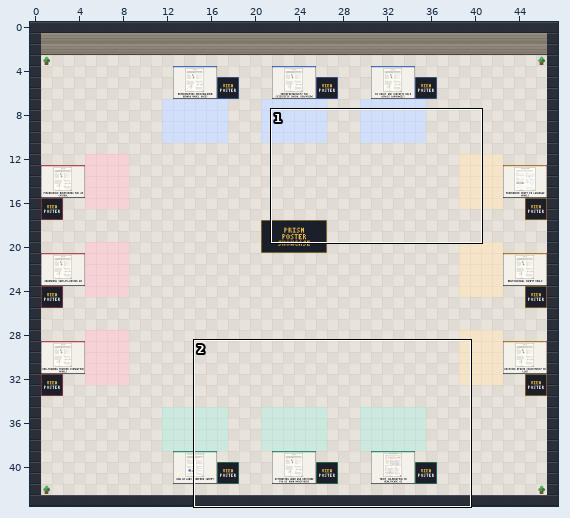
One commit to this Tiled map (JSON): maps/hall.tmj. Above, an overview of the earlier version with the close-up marked.
Close-up. As it was:
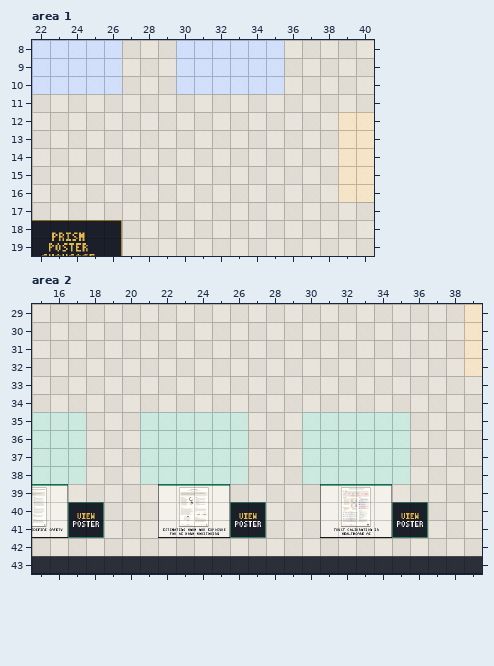
Cells are 32x32 px. Shown: area 1 x 22..40, y 8..19; area 2 x 15..39, y 29..43. The commit also changed other parts of the map, which this record leaves out.
Now the later version:
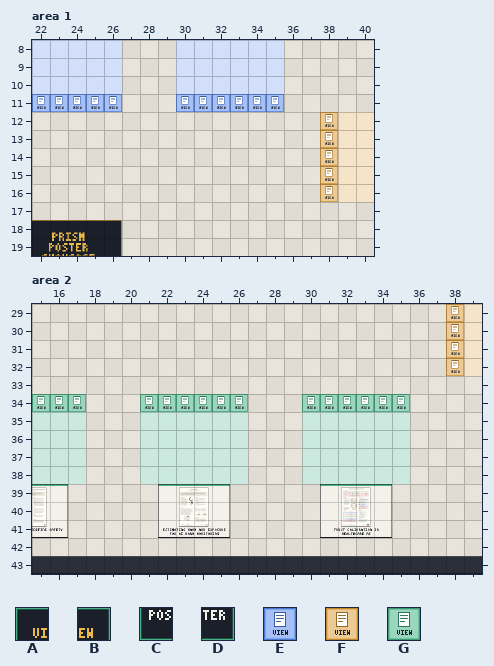
Key: from "prism": A 51, B 52, C 53, D 54, E 59, F 60, G 61.
_ is an empty cell, . an unchanged one.
Edits made:
--- layer "decor", area 1
@@ x 22..38 @@
-11 _____...______...
-12 ................_
-13 ................_
-14 ................_
-15 ................_
-16 ................_
+11 EEEEE...EEEEEE...
+12 ................F
+13 ................F
+14 ................F
+15 ................F
+16 ................F
--- layer "decor", area 2
@@ x 38..38 @@
-29 _
-30 _
-31 _
-32 _
+29 F
+30 F
+31 F
+32 F
@@ x 15..35 @@
-34 ___...______...______
+34 GGG...GGGGGG...GGGGGG
--- layer "props", area 2
@@ x 17..36 @@
-40 AB.......AB.......AB
-41 CD.......CD.......CD
+40 __.......__.......__
+41 __.......__.......__
